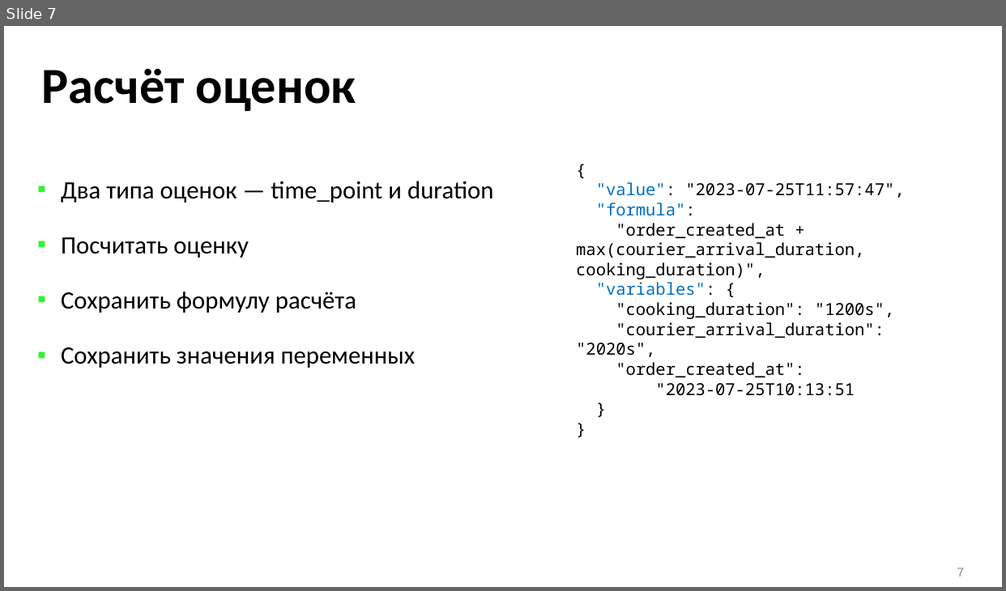
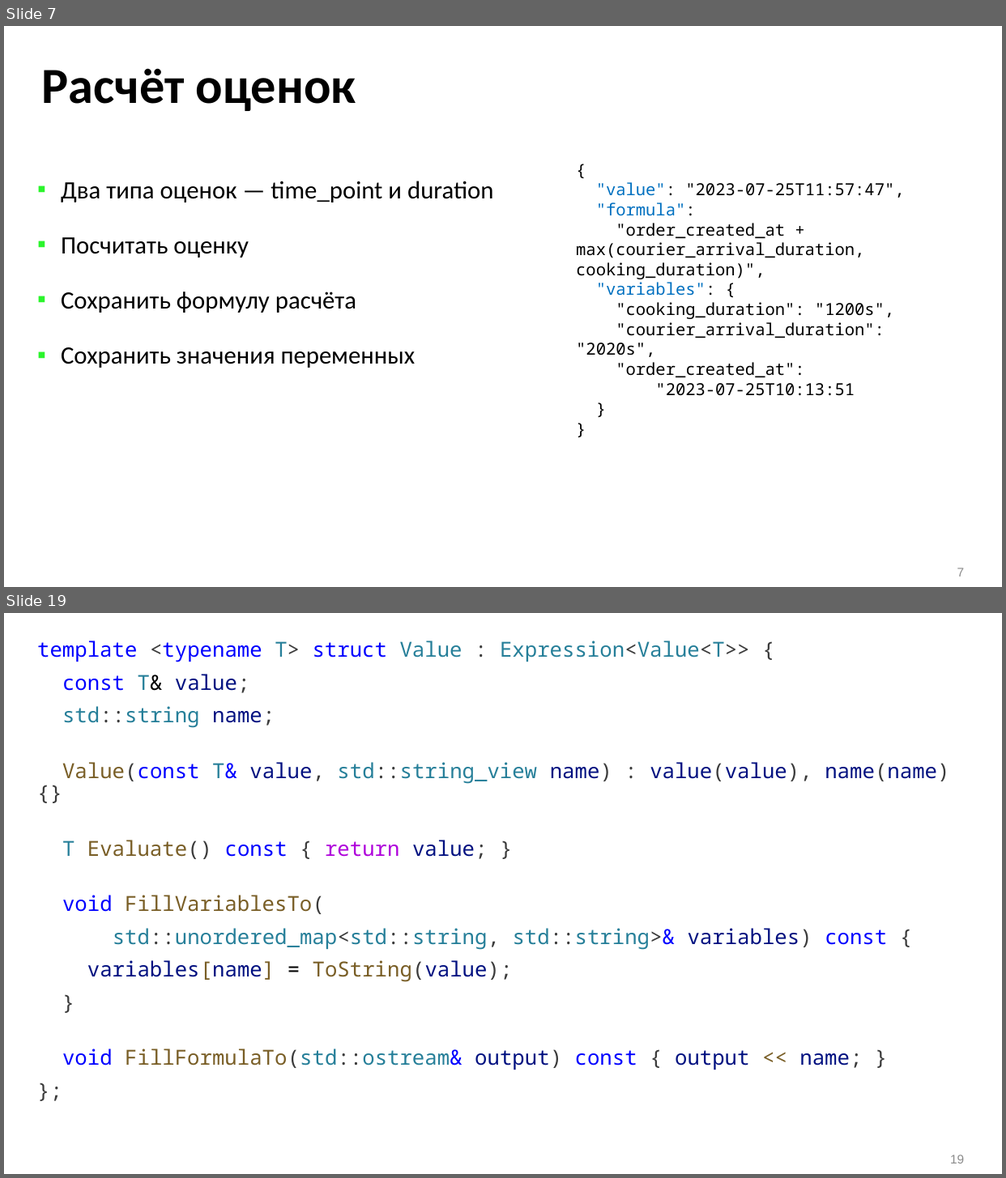
Before and after one commit to ishfb/zcc23, a slide deck: slides_new.pptx. Shown one above the other, each under a label of ours: slide 7 before the commit, slides 7 and 19 after it; the slides between them are not shown. The pictures are 1006x591 and 1006x1178 pixels, drawn with LibreOffice and Linux fonts; fonts in the diff are those of the drawing. Boxes give left, top, right and bottom in pixels: in the first picture for what was removed or moved away, otherwise in the second. Text is boxed around its words. In the diff, an @@ line names an element or a change of style, - is before the commit and + after.

```diff
--- a/slides_new.pptx
+++ b/slides_new.pptx
@@ slide 19 added at (4, 613, 1002, 1174), background #FFFFFF @@
@@ text added at (37, 641, 949, 1070), 20 pt, text #267F99 @@
+template <typename T> struct Value : Expression<Value<T>> {
+const T& value;
+std::string name;
+Value(const T& value, std::string_view name) : value(value), name(name) {}
+T Evaluate() const { return value; }
+void FillVariablesTo(
+std::unordered_map<std::string, std::string>& variables) const {
+variables[name] = ToString(value);
+}
+void FillFormulaTo(std::ostream& output) const { output << name; }
+};
@@ page number added at (950, 1155, 964, 1164), 12 pt, text #8C8C8C @@
+19
```
Also in this commit, not shown: 2 slides changed, 14 other slides added.
